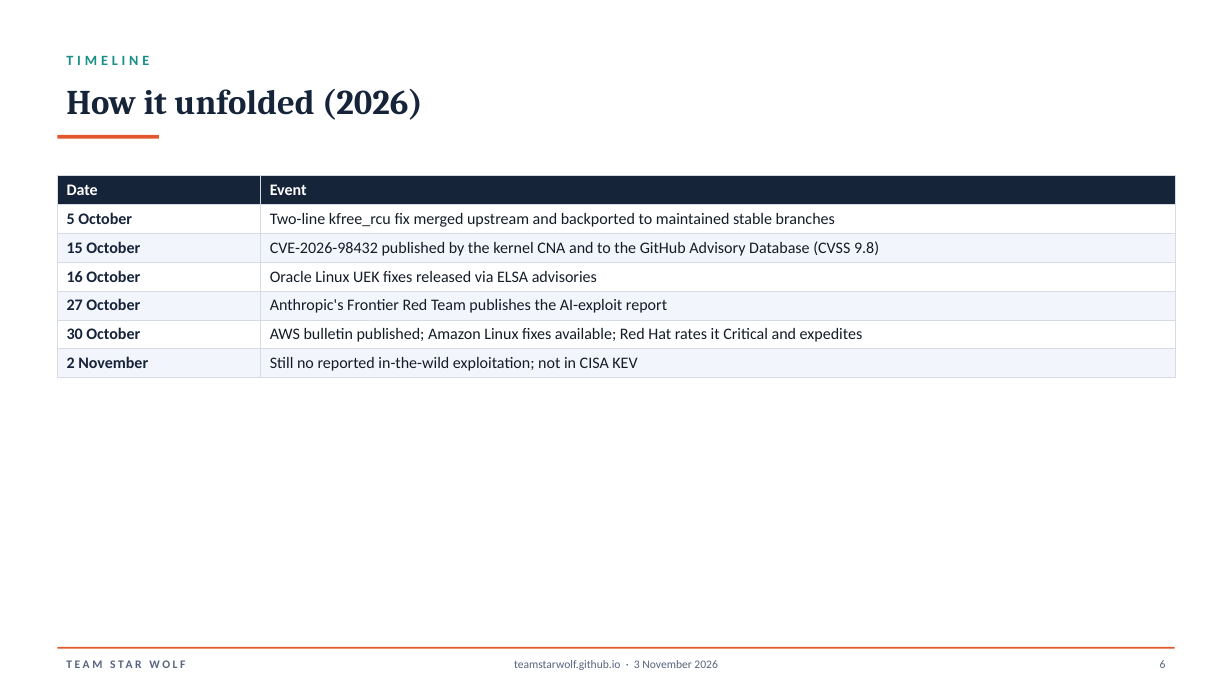
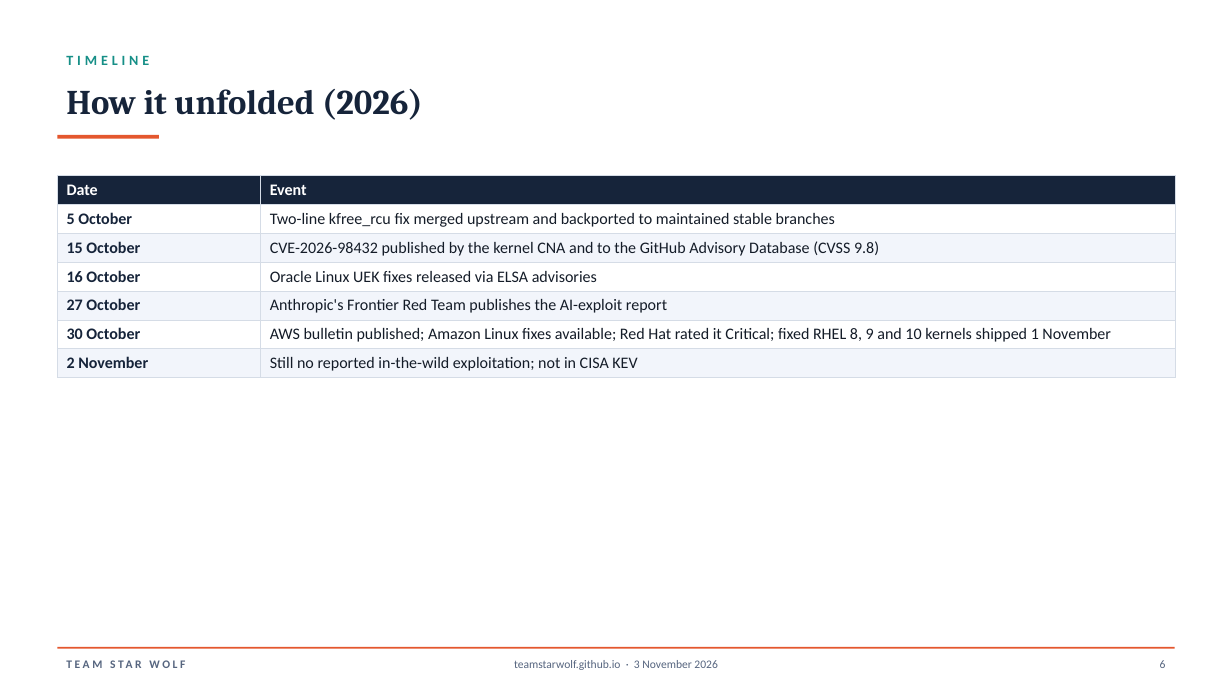
Before and after one commit to TeamStarWolf/TeamStarWolf, a slide deck: slide 7 of case-studies/slides/Linux_TCP_UAF_2026_Case_Study.pptx. Drawn at 1232x693 pixels with LibreOffice and Linux fonts; fonts in the diff are those of the drawing. Boxes give left, top, right and bottom in pixels: in the first picture for what was removed or moved away, otherwise in the second. Text is boxed around its words. In the diff, an @@ line names an element or a change of style, - is before the commit and + after.

```diff
--- a/case-studies/slides/Linux_TCP_UAF_2026_Case_Study.pptx
+++ b/case-studies/slides/Linux_TCP_UAF_2026_Case_Study.pptx
@@ table at box(57, 176, 1176, 375) @@
-row 6, column 2: AWS bulletin published; Amazon Linux fixes available; Red Hat rates it Critical and expedites
+row 6, column 2: AWS bulletin published; Amazon Linux fixes available; Red Hat rated it Critical; fixed RHEL 8, 9 and 10 kernels shipped 1 November
```
Also in this commit, not shown: 1 other slide changed, 1 other file.
